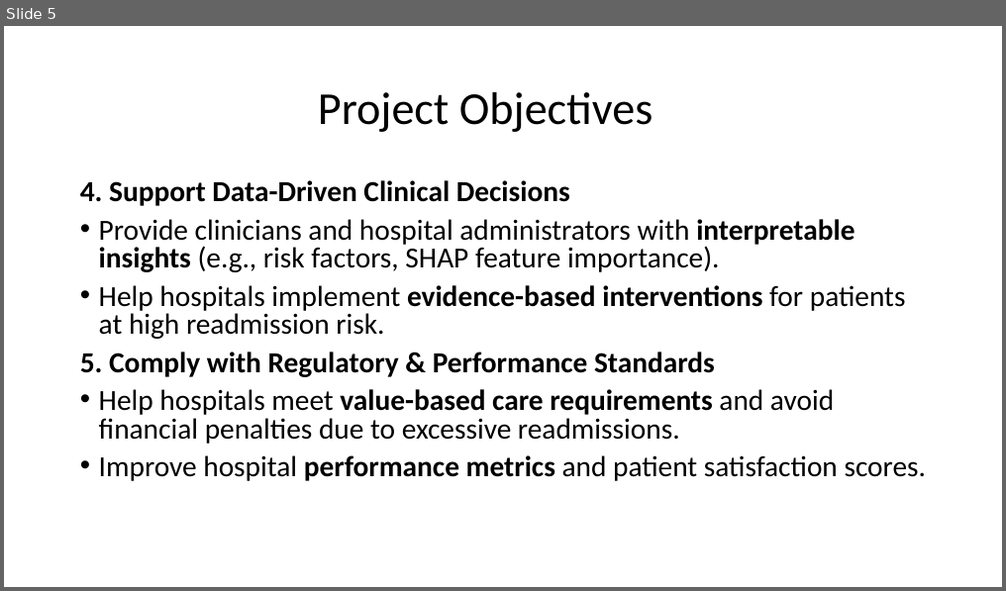
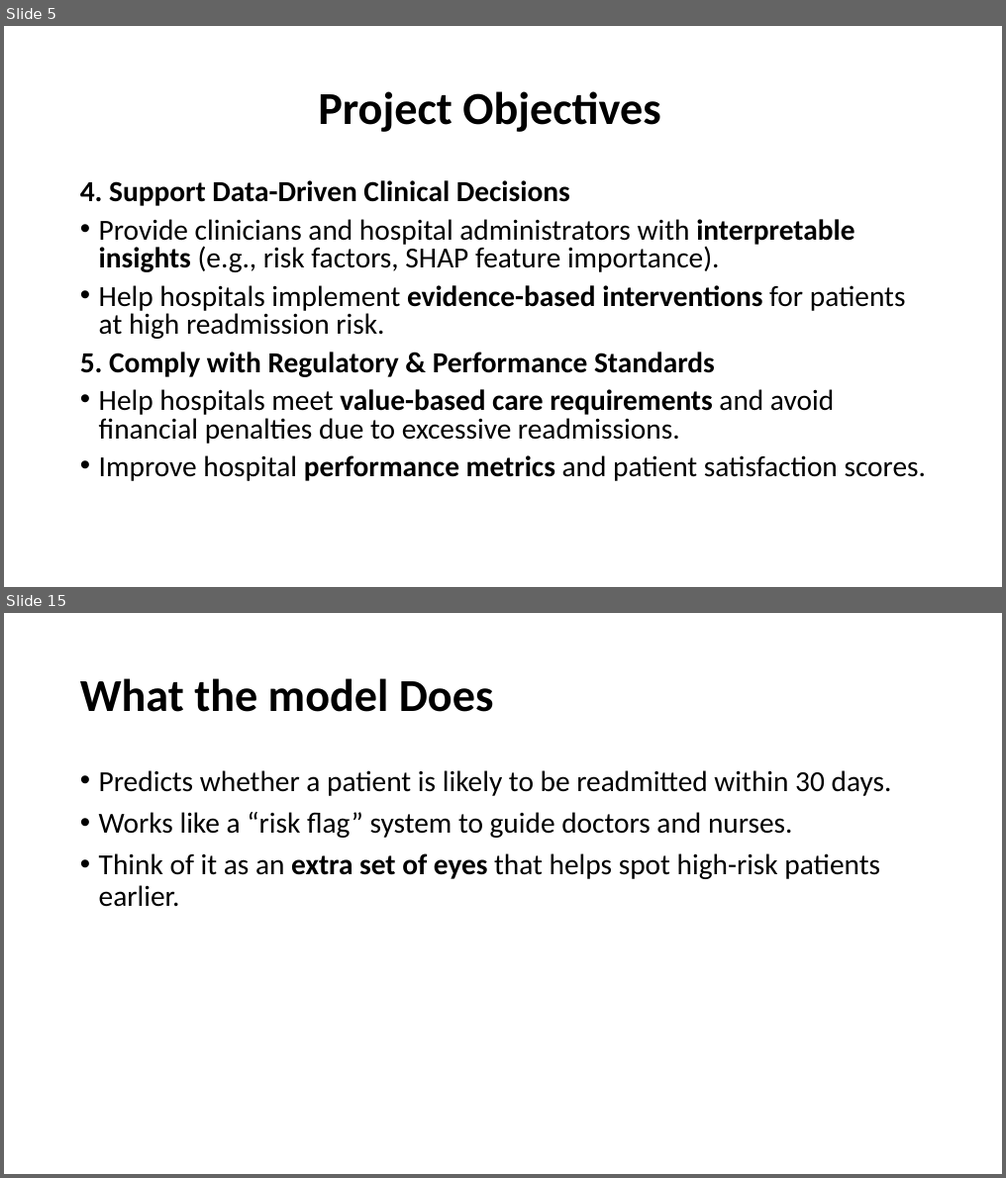
Before and after one commit to MburuMr/Diabetes-Readmission-Prediction, a slide deck: Presentation2.pptx. Shown one above the other, each under a label of ours: slide 5 before the commit, slides 5 and 15 after it; the slides between them are not shown. The pictures are 1006x591 and 1006x1178 pixels, drawn with LibreOffice and Linux fonts; fonts in the diff are those of the drawing. Boxes give left, top, right and bottom in pixels: in the first picture for what was removed or moved away, otherwise in the second. Text is boxed around its words. In the diff, an @@ line names an element or a change of style, - is before the commit and + after.

```diff
--- a/Presentation2.pptx
+++ b/Presentation2.pptx
@@ slide 15 added at (4, 613, 1002, 1174), background #FFFFFF @@
@@ title added at (80, 678, 494, 712), 44 pt, text #000000, bold @@
+What the model Does
@@ text added at (99, 770, 892, 907), 28 pt, text #000000 @@
+• Predicts whether a patient is likely to be readmitted within 30 days.
+• Works like a “risk flag” system to guide doctors and nurses.
+• Think of it as an extra set of eyes that helps spot high-risk patients earlier.
@@ slide 5 changed as well @@
@@ title "Project Objectives" at (318, 91, 660, 132): bold on @@
```
Also in this commit, not shown: 4 other slides changed, 12 other slides added, 1 slide removed.
